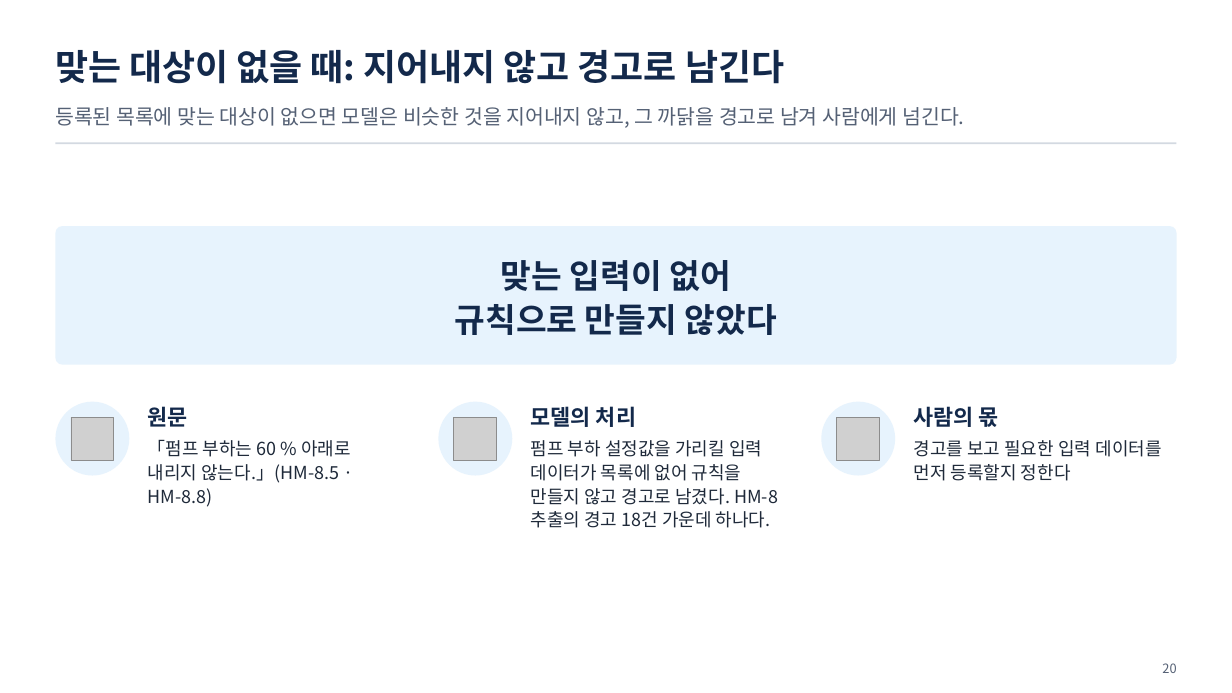
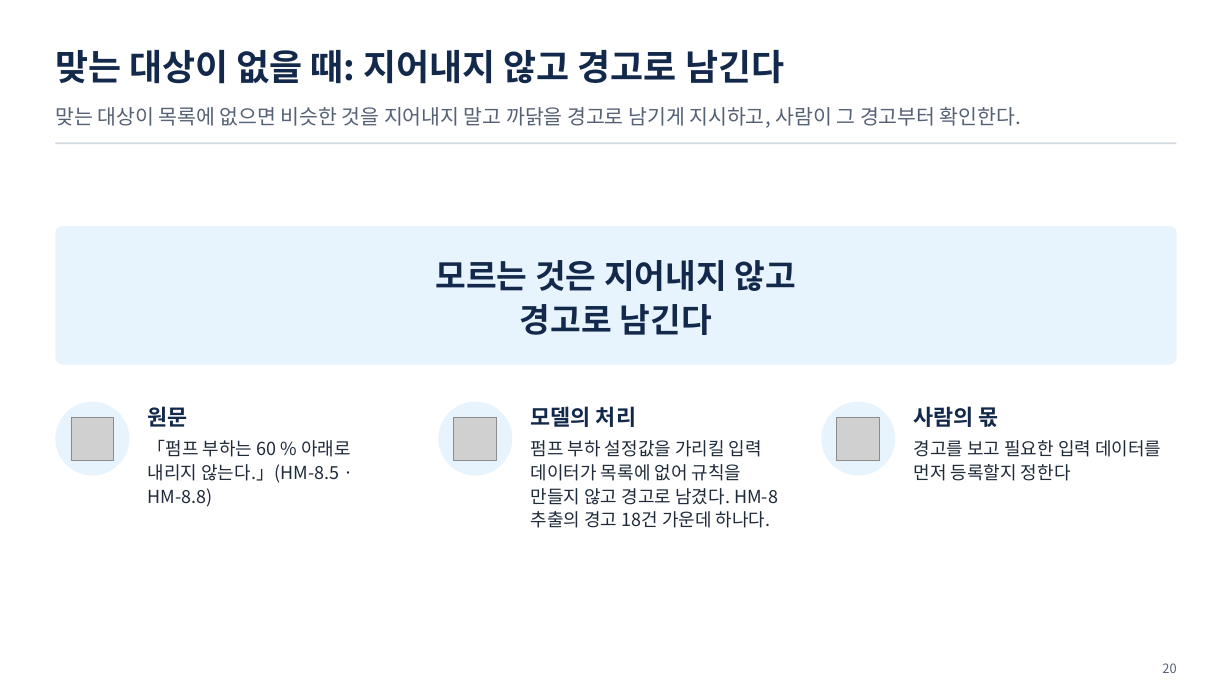
Before and after one commit to uengine-oss/hyd-iot-edu, a slide deck: slide 20 of 산출물/통합반/이론/04회차/통합반_04일차.pptx. Drawn at 1232x693 pixels with LibreOffice and Linux fonts; fonts in the diff are those of the drawing; grey boxes stand for pictures. Boxes give left, top, right and bottom in pixels: in the first picture for what was removed or moved away, otherwise in the second. Text is boxed around its words. In the diff, an @@ line names an element or a change of style, - is before the commit and + after.

```diff
--- a/산출물/통합반/이론/04회차/통합반_04일차.pptx
+++ b/산출물/통합반/이론/04회차/통합반_04일차.pptx
@@ text at bbox=[55, 107, 1021, 128]: text changed @@
-등록된 목록에 맞는 대상이 없으면 모델은 비슷한 것을 지어내지 않고, 그 까닭을 경고로 남겨 사람에게 넘긴다.
+맞는 대상이 목록에 없으면 비슷한 것을 지어내지 말고 까닭을 경고로 남기게 지시하고, 사람이 그 경고부터 확인한다.
@@ text at bbox=[435, 260, 795, 335]: text changed @@
-맞는 입력이 없어
-규칙으로 만들지 않았다
+모르는 것은 지어내지 않고
+경고로 남긴다
```
Also in this commit, not shown: 11 other slides changed, 5 other files.
